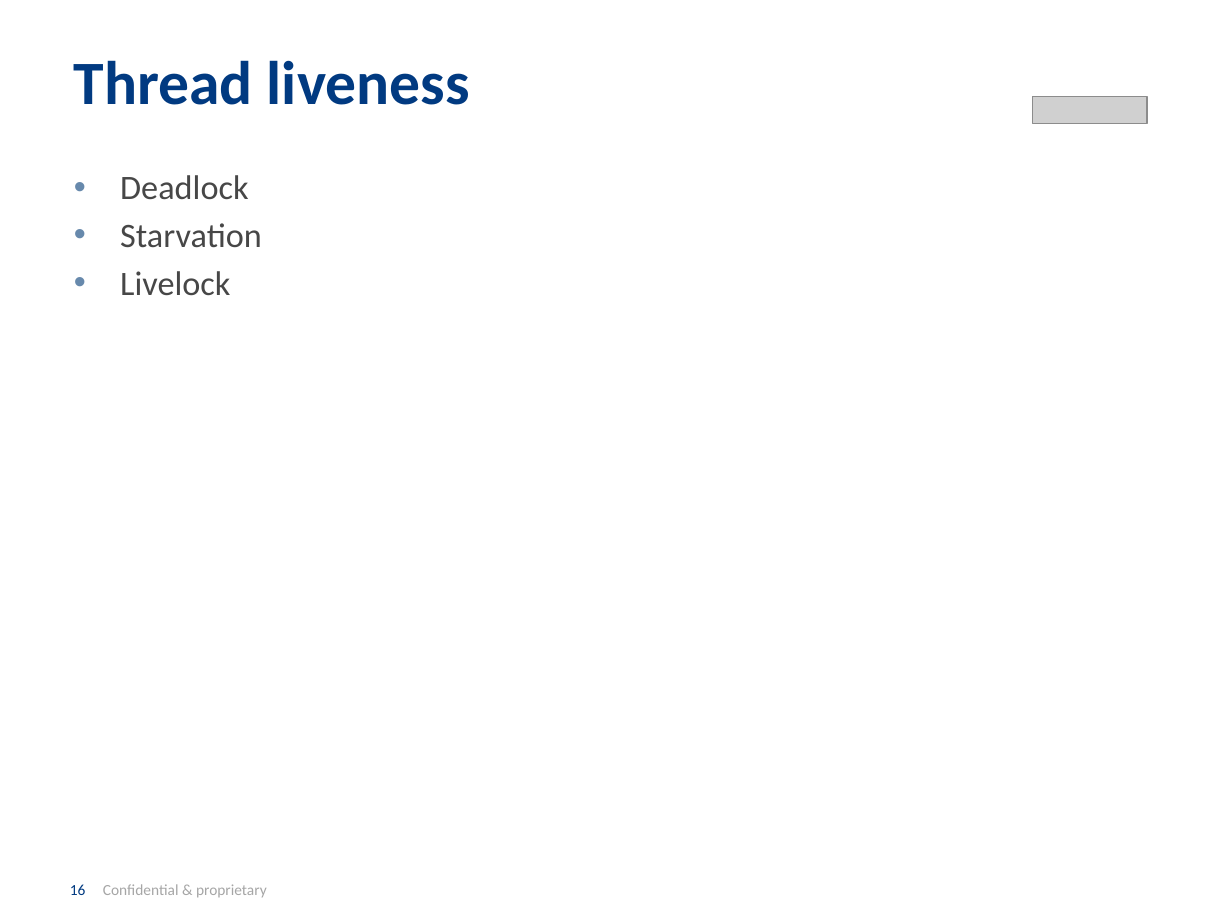
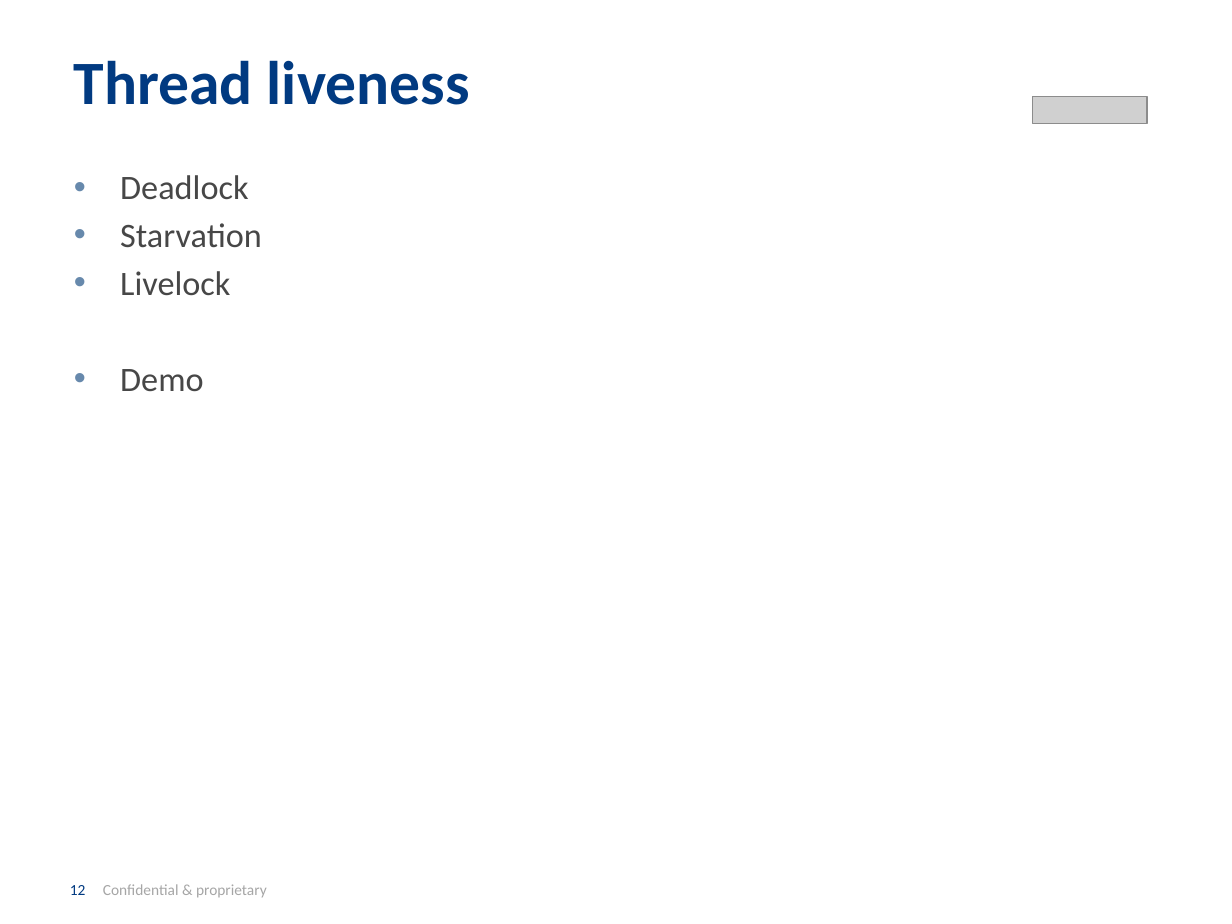
Before and after one commit to INRIX-Iurii-Okhmat/BrownBags, a slide deck: slide 12 of Presentation/Asynchronous Android.pptx (slide 16 before the commit). Drawn at 1232x924 pixels with LibreOffice and Linux fonts; fonts in the diff are those of the drawing; grey boxes stand for pictures; background and template pictures are left out. Boxes give left, top, right and bottom in pixels: in the first picture for what was removed or moved away, otherwise in the second. Text is boxed around its words. In the diff, an @@ line names an element or a change of style, - is before the commit and + after.

```diff
--- a/Presentation/Asynchronous Android.pptx
+++ b/Presentation/Asynchronous Android.pptx
@@ text at (120,369,204,391): paragraph added @@
+• Demo
@@ page number at (70,884,267,898): text changed @@
-16 Confidential & proprietary
+12 Confidential & proprietary
```
Also in this commit, not shown: 12 other slides changed, 3 slides added, 12 slides removed, 1 other file.
